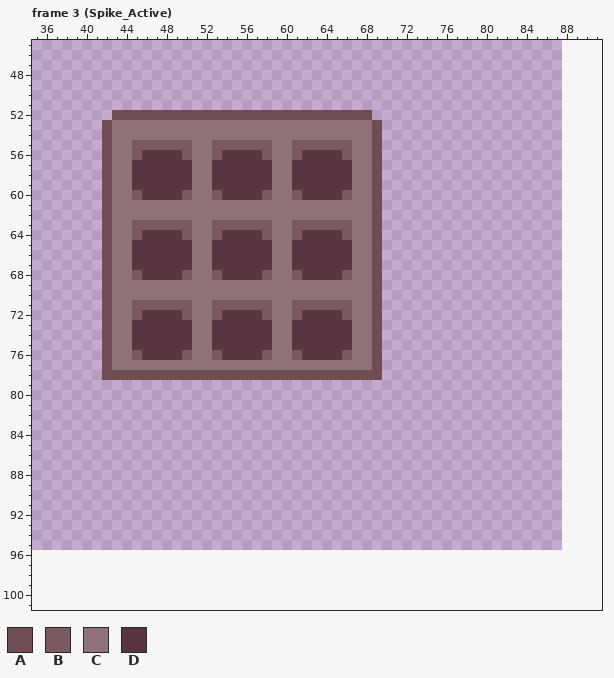
Edited in one commit: pixel-art file (Assets/Resources/Sprites/Traps/Traps.aseprite). The picture above was drawn from the file before the commit.
64x64 pixels, 21 frames. Colours within 5 levels of each other are drawn and written as one. Shown: frame 3 (Spike_Active): x 35..91, y 45..101. The old version is drawn lined up with the new one, on the new canvas. The commit also changed other frames, which this record leaves out.
Palette (. is transparent): A #6f4d53  B #785a5f  C #8d7378  D #593541
Pixels before, frame 3 (Spike_Active) (only the part around the change), first column x 36:
 49 ........................................................
 50 ........................................................
 51 ........................................................
 52 .......AAAAAAAAAAAAAAAAAAAAAAAAAA.......................
 53 ......ACCCCCCCCCCCCCCCCCCCCCCCCCCA......................
 54 ......ACCCCCCCCCCCCCCCCCCCCCCCCCCA......................
 55 ......ACCBBBBBBCCBBBBBBCCBBBBBBCCA......................
 56 ......ACCBDDDDBCCBDDDDBCCBDDDDBCCA......................
 57 ......ACCDDDDDDCCDDDDDDCCDDDDDDCCA......................
 58 ......ACCDDDDDDCCDDDDDDCCDDDDDDCCA......................
 59 ......ACCDDDDDDCCDDDDDDCCDDDDDDCCA......................
 60 ......ACCBDDDDBCCBDDDDBCCBDDDDBCCA......................
 61 ......ACCCCCCCCCCCCCCCCCCCCCCCCCCA......................
 62 ......ACCCCCCCCCCCCCCCCCCCCCCCCCCA......................
 63 ......ACCBBBBBBCCBBBBBBCCBBBBBBCCA......................
 64 ......ACCBDDDDBCCBDDDDBCCBDDDDBCCA......................
 65 ......ACCDDDDDDCCDDDDDDCCDDDDDDCCA......................
 66 ......ACCDDDDDDCCDDDDDDCCDDDDDDCCA......................
 67 ......ACCDDDDDDCCDDDDDDCCDDDDDDCCA......................
 68 ......ACCBDDDDBCCBDDDDBCCBDDDDBCCA......................
 69 ......ACCCCCCCCCCCCCCCCCCCCCCCCCCA......................
 70 ......ACCCCCCCCCCCCCCCCCCCCCCCCCCA......................
 71 ......ACCBBBBBBCCBBBBBBCCBBBBBBCCA......................
 72 ......ACCBDDDDBCCBDDDDBCCBDDDDBCCA......................
 73 ......ACCDDDDDDCCDDDDDDCCDDDDDDCCA......................
 74 ......ACCDDDDDDCCDDDDDDCCDDDDDDCCA......................
 75 ......ACCDDDDDDCCDDDDDDCCDDDDDDCCA......................
 76 ......ACCBDDDDBCCBDDDDBCCBDDDDBCCA......................
 77 ......ACCCCCCCCCCCCCCCCCCCCCCCCCCA......................
 78 ......AAAAAAAAAAAAAAAAAAAAAAAAAAAA......................
 79 ........................................................
 80 ........................................................
 81 ........................................................
 82 ........................................................
 83 ........................................................
 84 ........................................................
 85 ........................................................
 86 ........................................................
 87 ........................................................
 88 ........................................................
 89 ........................................................
 90 ........................................................
 91 ........................................................
 92 ........................................................
 93 ........................................................
 94 ........................................................
 95 ........................................................
 96 ........................................................
 97 ........................................................
 98 ........................................................
 99 ........................................................
100 ........................................................
101 ........................................................
After:
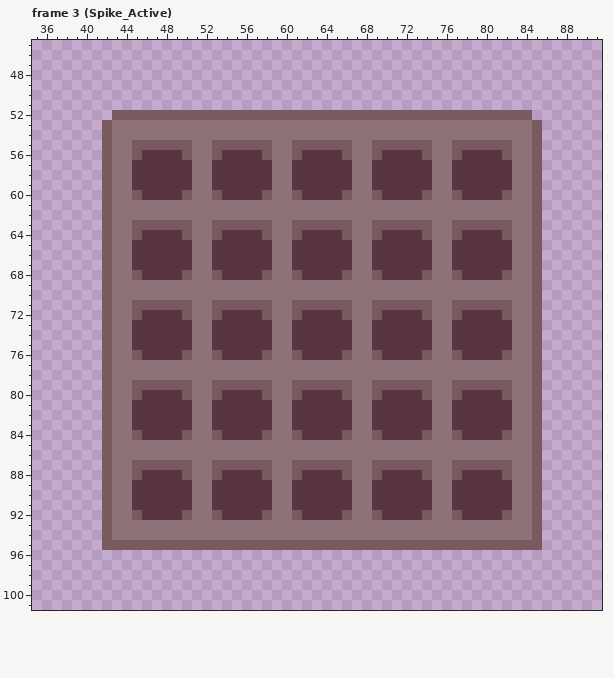
From old to new:
canvas 64x64 -> 128x128, the old top-left corner now at 24,32
Changed rows in their new state; - is an unchanged pixel.
Frame 3 (Spike_Active):
first column x 42:
 52 -BBBBBBBBBBBBBBBBBBBBBBBBBBBBBBBBBBBBBBBBBB-
 53 B--------------------------CCCCCCCCCCCCCCCCB
 54 B--------------------------CCCCCCCCCCCCCCCCB
 55 B--------------------------BBBBBBCCBBBBBBCCB
 56 B--------------------------BDDDDBCCBDDDDBCCB
 57 B--------------------------DDDDDDCCDDDDDDCCB
 58 B--------------------------DDDDDDCCDDDDDDCCB
 59 B--------------------------DDDDDDCCDDDDDDCCB
 60 B--------------------------BDDDDBCCBDDDDBCCB
 61 B--------------------------CCCCCCCCCCCCCCCCB
 62 B--------------------------CCCCCCCCCCCCCCCCB
 63 B--------------------------BBBBBBCCBBBBBBCCB
 64 B--------------------------BDDDDBCCBDDDDBCCB
 65 B--------------------------DDDDDDCCDDDDDDCCB
 66 B--------------------------DDDDDDCCDDDDDDCCB
 67 B--------------------------DDDDDDCCDDDDDDCCB
 68 B--------------------------BDDDDBCCBDDDDBCCB
 69 B--------------------------CCCCCCCCCCCCCCCCB
 70 B--------------------------CCCCCCCCCCCCCCCCB
 71 B--------------------------BBBBBBCCBBBBBBCCB
 72 B--------------------------BDDDDBCCBDDDDBCCB
 73 B--------------------------DDDDDDCCDDDDDDCCB
 74 B--------------------------DDDDDDCCDDDDDDCCB
 75 B--------------------------DDDDDDCCDDDDDDCCB
 76 B--------------------------BDDDDBCCBDDDDBCCB
 77 B--------------------------CCCCCCCCCCCCCCCCB
 78 BCCCCCCCCCCCCCCCCCCCCCCCCCCCCCCCCCCCCCCCCCCB
 79 BCCBBBBBBCCBBBBBBCCBBBBBBCCBBBBBBCCBBBBBBCCB
 80 BCCBDDDDBCCBDDDDBCCBDDDDBCCBDDDDBCCBDDDDBCCB
 81 BCCDDDDDDCCDDDDDDCCDDDDDDCCDDDDDDCCDDDDDDCCB
 82 BCCDDDDDDCCDDDDDDCCDDDDDDCCDDDDDDCCDDDDDDCCB
 83 BCCDDDDDDCCDDDDDDCCDDDDDDCCDDDDDDCCDDDDDDCCB
 84 BCCBDDDDBCCBDDDDBCCBDDDDBCCBDDDDBCCBDDDDBCCB
 85 BCCCCCCCCCCCCCCCCCCCCCCCCCCCCCCCCCCCCCCCCCCB
 86 BCCCCCCCCCCCCCCCCCCCCCCCCCCCCCCCCCCCCCCCCCCB
 87 BCCBBBBBBCCBBBBBBCCBBBBBBCCBBBBBBCCBBBBBBCCB
 88 BCCBDDDDBCCBDDDDBCCBDDDDBCCBDDDDBCCBDDDDBCCB
 89 BCCDDDDDDCCDDDDDDCCDDDDDDCCDDDDDDCCDDDDDDCCB
 90 BCCDDDDDDCCDDDDDDCCDDDDDDCCDDDDDDCCDDDDDDCCB
 91 BCCDDDDDDCCDDDDDDCCDDDDDDCCDDDDDDCCDDDDDDCCB
 92 BCCBDDDDBCCBDDDDBCCBDDDDBCCBDDDDBCCBDDDDBCCB
 93 BCCCCCCCCCCCCCCCCCCCCCCCCCCCCCCCCCCCCCCCCCCB
 94 BCCCCCCCCCCCCCCCCCCCCCCCCCCCCCCCCCCCCCCCCCCB
 95 BBBBBBBBBBBBBBBBBBBBBBBBBBBBBBBBBBBBBBBBBBBB
Changed places in both pictures, as pixel boxes (x1, y1, x2, y2):
changed: (102, 110, 542, 550)
